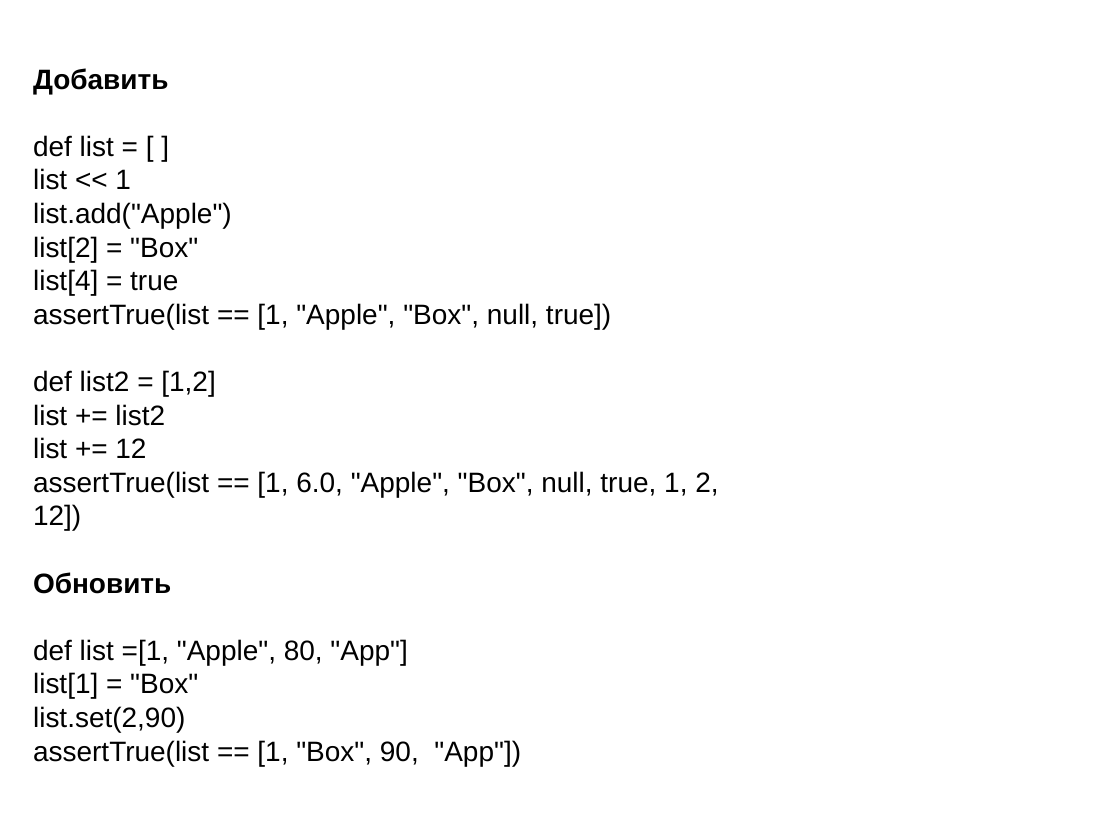
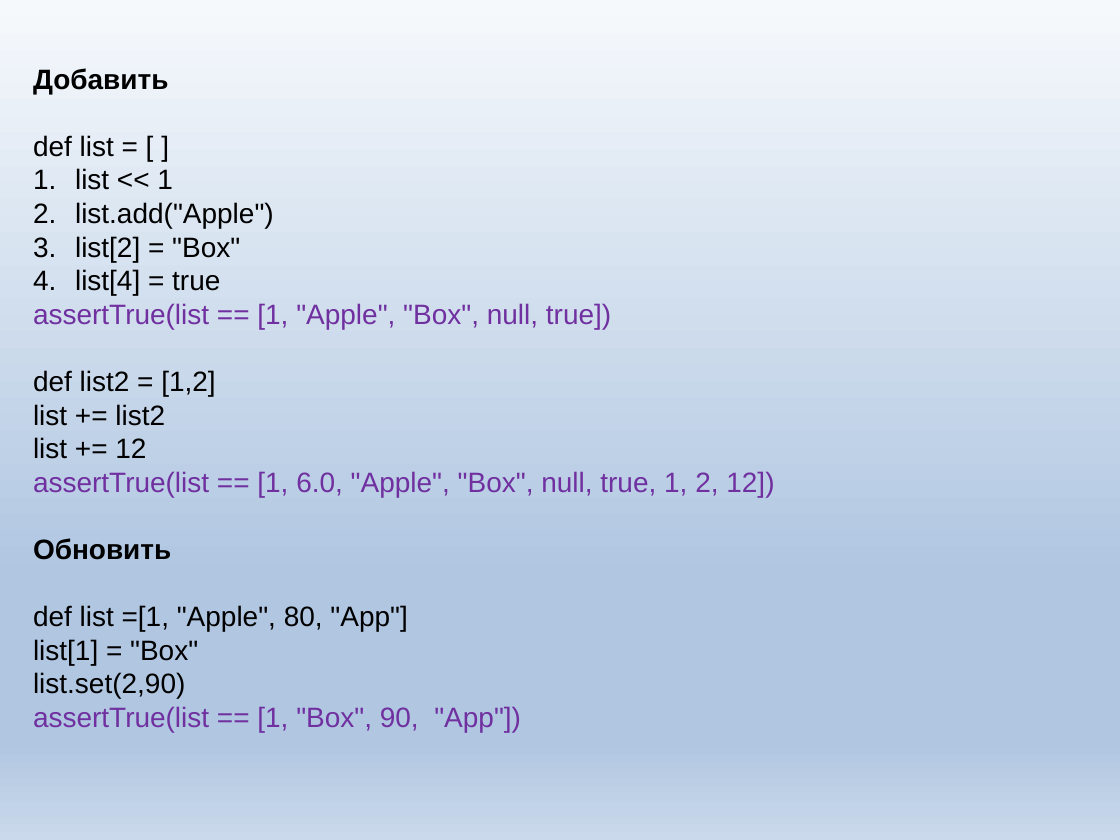
Before and after one commit to KZaharow/groovy, a slide deck: slide 13 of lets groovy.pptx. Drawn at 1120x840 pixels with LibreOffice and Linux fonts; fonts in the diff are those of the drawing; background and template pictures are left out. Boxes give left, top, right and bottom in pixels: in the first picture for what was removed or moved away, otherwise in the second. Text is boxed around its words. In the diff, an @@ line names an element or a change of style, - is before the commit and + after.

```diff
--- a/lets groovy.pptx
+++ b/lets groovy.pptx
@@ background picture (left out) to gradient #F6F9FC to #B0C6E1 to #CAD9EB @@
@@ text at [33, 168, 774, 732]: text colour #000000 to #7030A0 in "assertTrue(list == [1, "Apple", "Box", null, true])", "assertTrue(list == [1, 6.0, "Apple", "Box", null, ...", "assertTrue(list == [1, "Box", 90, "App"])"; bullet none to 1. @@
```
Also in this commit, not shown: 14 other slides changed, 2 slides added, 1 other file.
